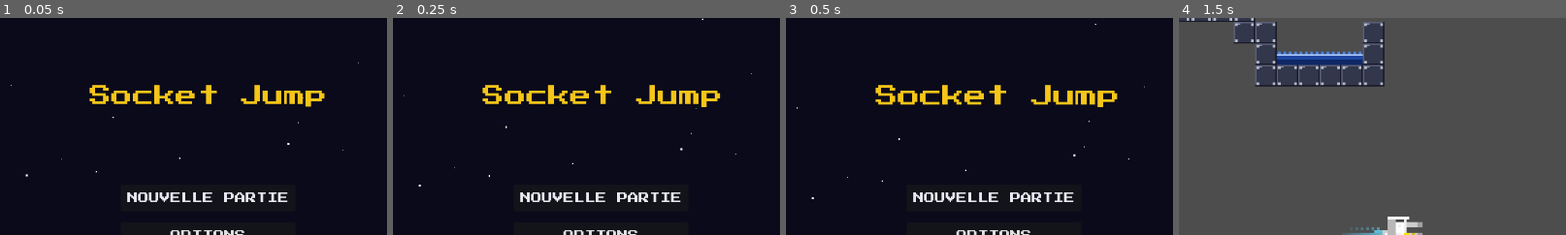
Above: before the commit, frames 1-4 (left to right).
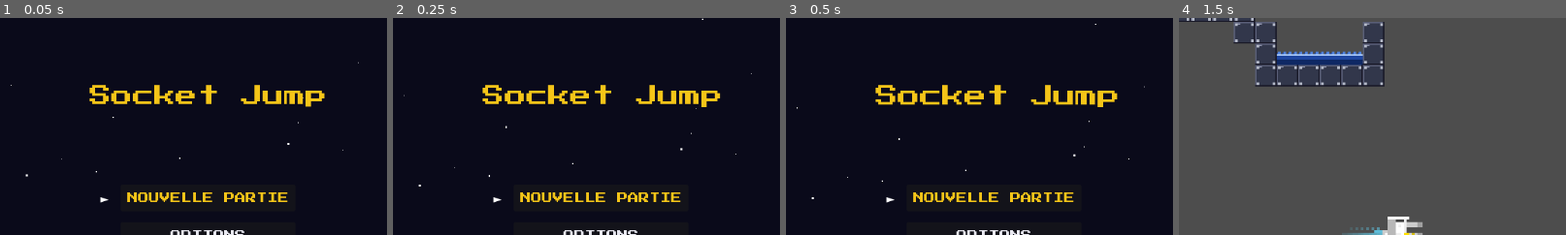
Above: after the commit, the same moments.

Repository: Raphflx/sae-jeu-godot
Game: Godot game, scene res://Scene/menu_principal.tscn
The game is run twice, just before and just after one commit, with the same random seed, the same clock (stepped at 60 frames per second) and the same inputs.
Inputs:
- Up to frame 1 (0.05 s): no input
- Up to frame 2 (0.25 s): no input
- Up to frame 3 (0.5 s): no input
- Up to frame 4 (1.5 s): click "NOUVELLE PARTIE" at 0.5 s; tap Enter (ui_accept) at 1.25 s; hold Right (ui_right) from 1.28 s (still down); tap Q (dash) at 1.35 s
The pictures show only the part of the screen within x 23-73%, y 0-50%; the shares and areas given below are measured in that part.

The runs differ from the first frame. In frame 1, 1.1% of the frame differs, in the area x 25-75%, y 80-86%; in frame 2, 1.1%; in frame 3, 1.1%; in frame 4, nothing differs.

Commit message:
modif menu principal + ajout menu selection niveau

Diff:
--- a/projet-sea-601/Scene/menu_principal.gd
+++ b/projet-sea-601/Scene/menu_principal.gd
@@ -5,11 +5,14 @@
 # liste des boutons du menu dans l'ordre
 @onready var boutons = [$Boutons/NouvellePartie, $Boutons/Options, $Boutons/Quitter]
 var index = 0  # position actuelle du curseur (0 = premier bouton)
-
+@onready var son_survol = $SonSurvol  # le lecteur audio
 # Called when the node enters the scene tree for the first time.
 
 func _ready():
+	for btn in boutons:
+		btn.focus_mode = Control.FOCUS_NONE
 	_mettre_a_jour_curseur()
+	grab_focus()
 
 func nouvelle_partie_appuye():
 	get_tree().change_scene_to_file("res://Scene/monde.tscn")
@@ -28,10 +31,12 @@
 	# Descend avec flèche bas
 	if event.is_action_pressed("ui_down"):
 		index = (index + 1) % boutons.size()  # revient au début si on dépasse le dernier
+		son_survol.play()
 		_mettre_a_jour_curseur()
 	# Monte avec flèche haut
 	if event.is_action_pressed("ui_up"):
 		index = (index - 1 + boutons.size()) % boutons.size()  # revient à la fin si on dépasse le premier
+		son_survol.play()
 		_mettre_a_jour_curseur()
 	# Confirme avec entrée
 	if event.is_action_pressed("ui_accept"):
@@ -45,3 +50,22 @@
 		btn.global_position.x - 30,
 		btn.global_position.y + btn.size.y / 2 - curseur.size.y / 2  # centré en hauteur
 	)
+	# Change la couleur des boutons - jaune si sélectionné, blanc sinon
+	for i in boutons.size():
+		if i == index:
+			boutons[i].add_theme_color_override("font_color", Color("#f5c518"))  # jaune
+		else:
+			boutons[i].add_theme_color_override("font_color", Color("#e8e8f0"))  # blanc normal
+
+
+
+func survol_nouvelle_partie() -> void:
+	son_survol.play()
+
+
+func survol_options() -> void:
+	son_survol.play()
+
+
+func survol_quitter() -> void:
+	son_survol.play()
--- a/projet-sea-601/Scene/menu_principal.tscn
+++ b/projet-sea-601/Scene/menu_principal.tscn
@@ -5,6 +5,7 @@
 [ext_resource type="Script" uid="uid://c75vv2de36sv" path="res://Scene/entrer_clignotte.gd" id="3_ehysy"]
 [ext_resource type="Script" uid="uid://ch3yvq7w40l7m" path="res://Scene/socket_jump_anim.gd" id="3_skewx"]
 [ext_resource type="Script" uid="uid://dnanvrvkywhts" path="res://Scene/etoile.gd" id="5_v0lj7"]
+[ext_resource type="AudioStream" uid="uid://bv8pmuk8cx540" path="res://Asset/Sounds/son_survol.wav" id="6_dsr7u"]
 
 [node name="MenuPrincipal" type="Control" unique_id=733070668]
 layout_mode = 3
@@ -67,12 +68,16 @@
 [node name="Options" type="Button" parent="Boutons" unique_id=1206475637]
 custom_minimum_size = Vector2(260, 40)
 layout_mode = 2
+theme_override_colors/font_hover_color = Color(0.9607843, 0.77254903, 0.09411765, 1)
+theme_override_colors/font_hover_pressed_color = Color(0.9607843, 0.77254903, 0.09411765, 1)
 theme_override_fonts/font = ExtResource("2_ehysy")
 text = "OPTIONS"
 
 [node name="Quitter" type="Button" parent="Boutons" unique_id=890813526]
 custom_minimum_size = Vector2(260, 40)
 layout_mode = 2
+theme_override_colors/font_hover_color = Color(0.9607843, 0.77254903, 0.09411765, 1)
+theme_override_colors/font_hover_pressed_color = Color(0.9607843, 0.77254903, 0.09411765, 1)
 theme_override_fonts/font = ExtResource("2_ehysy")
 text = "Quitter"
 
@@ -102,7 +107,14 @@
 layout_mode = 0
 offset_right = 40.0
 offset_bottom = 23.0
+text = "►"
 
+[node name="SonSurvol" type="AudioStreamPlayer2D" parent="." unique_id=1702269721]
+stream = ExtResource("6_dsr7u")
+
+[connection signal="mouse_entered" from="Boutons/NouvellePartie" to="." method="survol_nouvelle_partie"]
 [connection signal="pressed" from="Boutons/NouvellePartie" to="." method="nouvelle_partie_appuye"]
+[connection signal="mouse_entered" from="Boutons/Options" to="." method="survol_options"]
 [connection signal="pressed" from="Boutons/Options" to="." method="options_appuye"]
+[connection signal="mouse_entered" from="Boutons/Quitter" to="." method="survol_quitter"]
 [connection signal="pressed" from="Boutons/Quitter" to="." method="quitter_appuye"]
--- /dev/null
+++ b/projet-sea-601/Scene/selection_niveau.tscn
@@ -0,0 +1,78 @@
+[gd_scene format=3 uid="uid://i0o3kvxpcm8s"]
+
+[ext_resource type="FontFile" uid="uid://dj0huf74s7017" path="res://Fonts/PressStart2P-Regular.ttf" id="1_75yxp"]
+
+[node name="SelectionNiveau" type="Control" unique_id=2118373153]
+layout_mode = 3
+anchors_preset = 15
+anchor_right = 1.0
+anchor_bottom = 1.0
+grow_horizontal = 2
+grow_vertical = 2
+
+[node name="ChoisirNiveau" type="Label" parent="." unique_id=1346976948]
+layout_mode = 0
+offset_right = 40.0
+offset_bottom = 23.0
+
+[node name="ColorRect" type="ColorRect" parent="." unique_id=1307130218]
+layout_mode = 1
+anchors_preset = 15
+anchor_right = 1.0
+anchor_bottom = 1.0
+grow_horizontal = 2
+grow_vertical = 2
+color = Color(0.039215688, 0.039215688, 0.101960786, 1)
+
+[node name="GridContainer" type="GridContainer" parent="." unique_id=1025826356]
+layout_mode = 0
+offset_right = 40.0
+offset_bottom = 40.0
+theme_override_constants/h_separation = 20
+theme_override_constants/v_separation = 20
+columns = 3
+
+[node name="ContainerLvl1" type="VBoxContainer" parent="GridContainer" unique_id=2127216178]
+layout_mode = 2
+
+[node name="Niveau1" type="Button" parent="GridContainer/ContainerLvl1" unique_id=1203917787]
+custom_minimum_size = Vector2(120, 120)
+layout_mode = 2
+theme_override_colors/font_hover_color = Color(0.9607843, 0.77254903, 0.09411765, 1)
+theme_override_colors/font_hover_pressed_color = Color(0.9607843, 0.77254903, 0.09411765, 1)
+theme_override_fonts/font = ExtResource("1_75yxp")
+theme_override_font_sizes/font_size = 24
+text = "NIVEAU 1"
+
+[node name="ImgLvl1" type="TextureRect" parent="GridContainer/ContainerLvl1" unique_id=1071133201]
+layout_mode = 2
+
+[node name="ContainerLvl2" type="VBoxContainer" parent="GridContainer" unique_id=1489520335]
+layout_mode = 2
+
+[node name="ImgLvl2" type="Button" parent="GridContainer/ContainerLvl2" unique_id=1564348174]
+custom_minimum_size = Vector2(120, 120)
+layout_mode = 2
+theme_override_colors/font_hover_color = Color(0.9607843, 0.77254903, 0.09411765, 1)
+theme_override_colors/font_hover_pressed_color = Color(0.9607843, 0.77254903, 0.09411765, 1)
+theme_override_fonts/font = ExtResource("1_75yxp")
+theme_override_font_sizes/font_size = 24
+text = "NIVEAU 2"
+
+[node name="TextureRect" type="TextureRect" parent="GridContainer/ContainerLvl2" unique_id=696181343]
+layout_mode = 2
+
+[node name="ContainerLvl3" type="VBoxContainer" parent="GridContainer" unique_id=815556425]
+layout_mode = 2
+
+[node name="Niveau3" type="Button" parent="GridContainer/ContainerLvl3" unique_id=1300418506]
+custom_minimum_size = Vector2(120, 120)
+layout_mode = 2
+theme_override_colors/font_hover_color = Color(0.9607843, 0.77254903, 0.09411765, 1)
+theme_override_colors/font_hover_pressed_color = Color(0.9607843, 0.77254903, 0.09411765, 1)
+theme_override_fonts/font = ExtResource("1_75yxp")
+theme_override_font_sizes/font_size = 24
+text = "NIVEAU 3"
+
+[node name="ImgLvl3" type="TextureRect" parent="GridContainer/ContainerLvl3" unique_id=22128836]
+layout_mode = 2
Binary file added: projet-sea-601/Asset/Images/_3268654.JPG
Not shown, added: projet-sea-601/Asset/Images/_3268654.JPG.import
Not shown, added: projet-sea-601/Asset/Sounds/son_survol.wav.import
Not shown, added: projet-sea-601/Asset/Sounds/son_survol.wav
Not shown, added: projet-sea-601/Asset/plug_assets/plug_assets/player.zip
